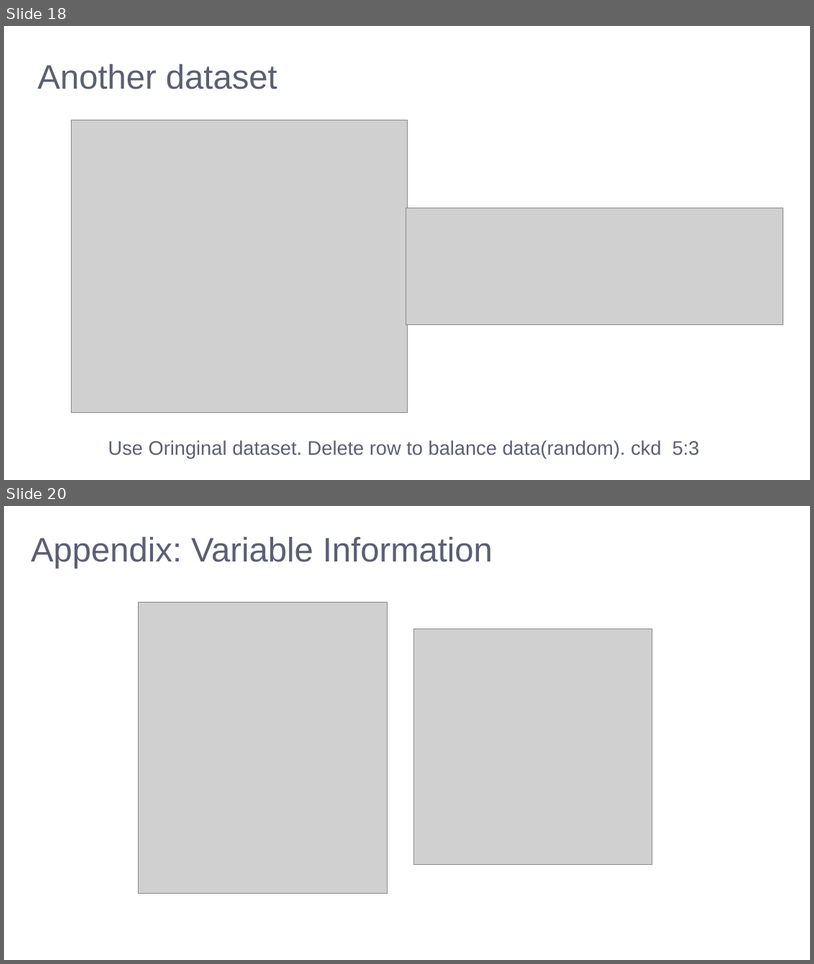
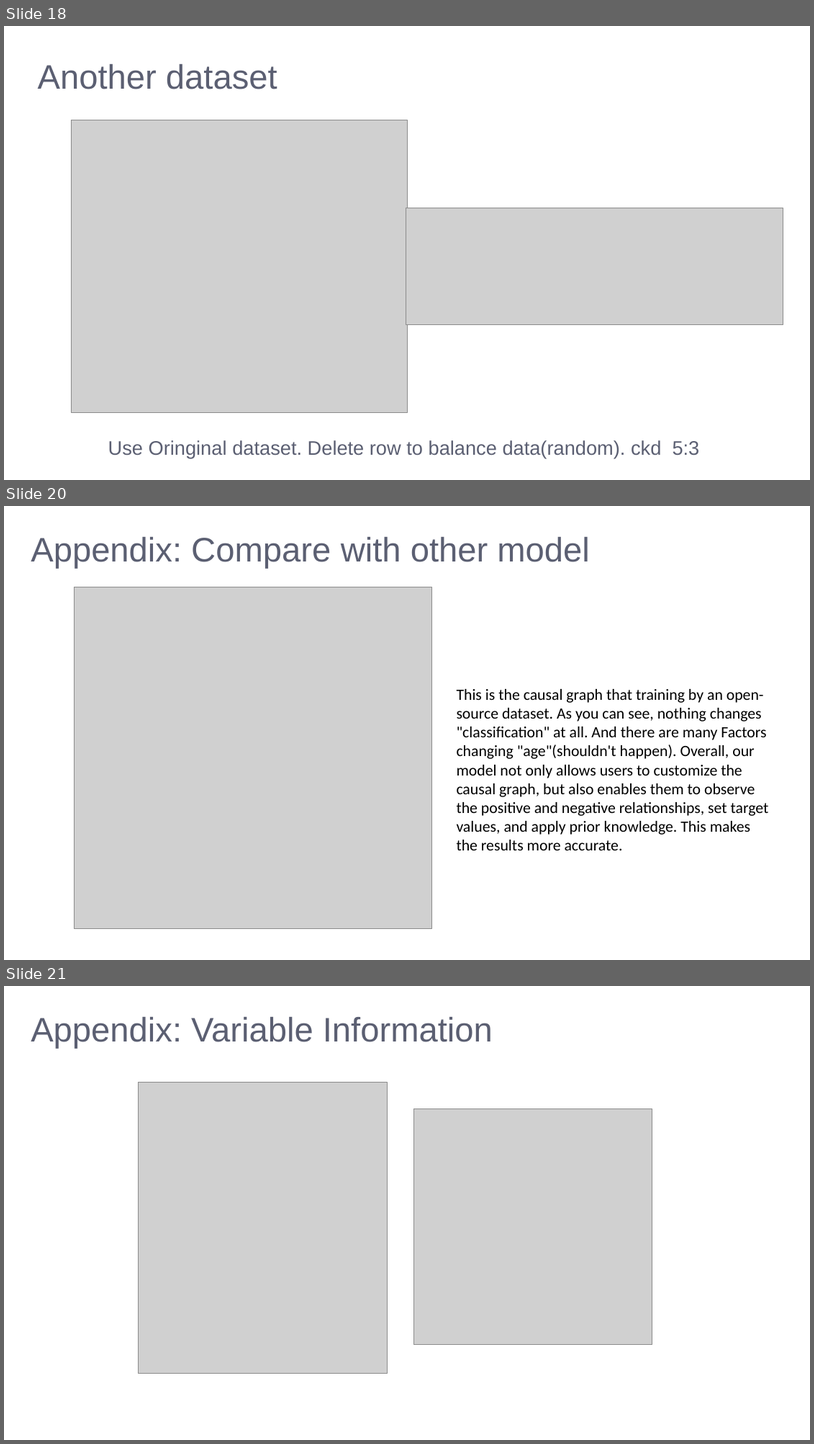
Before and after one commit to LeeMoofon0222/Vizuro_Intern, a slide deck: ckd_process/kidney_disease_ppt.pptx. Shown one above the other, each under a label of ours: slides 18 and 20 before the commit, slides 18, 20 and 21 after it; the slides between them are not shown. The pictures are 814x964 and 814x1444 pixels, drawn with LibreOffice and Linux fonts; fonts in the diff are those of the drawing; grey boxes stand for pictures; background and template pictures are left out. Boxes give left, top, right and bottom in pixels: in the first picture for what was removed or moved away, otherwise in the second. Text is boxed around its words. In the diff, an @@ line names an element or a change of style, - is before the commit and + after.

```diff
--- a/ckd_process/kidney_disease_ppt.pptx
+++ b/ckd_process/kidney_disease_ppt.pptx
@@ slide 20 added at <box>4,506,810,960</box>, background picture (left out) @@
@@ freeform shape added at <box>4,506,810,960</box>, fill #FFFFFF at 75% opacity @@
@@ text added at <box>31,537,590,569</box>, 60.8 pt, text #5B5F72 @@
+Appendix: Compare with other model
@@ picture added at <box>74,587,432,929</box> @@
@@ text added at <box>457,689,769,850</box>, 28 pt, text #000000 @@
+This is the causal graph that training by an open-source dataset. As you can see, nothing changes "classification" at all. And there are many Factors changing "age"(shouldn't happen). Overall, our model not only allows users to customize the causal graph, but also enables them to observe the positive and negative relationships, set target values, and apply prior knowledge. This makes the results more accurate.
@@ what was slide 20 is now slide 21 @@
```
Also in this commit, not shown: 2 slides changed, 1 slide removed, 22 other files.
